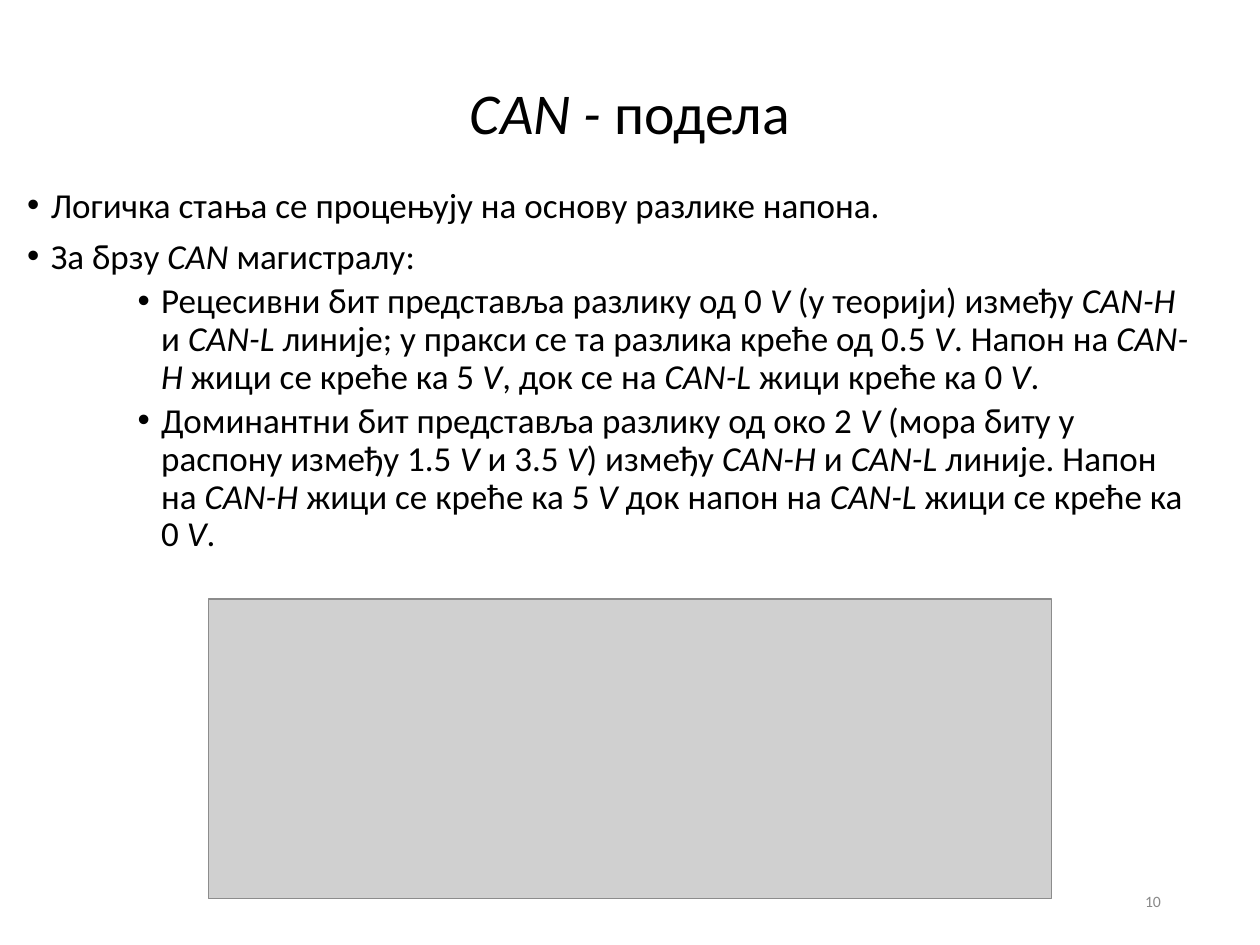
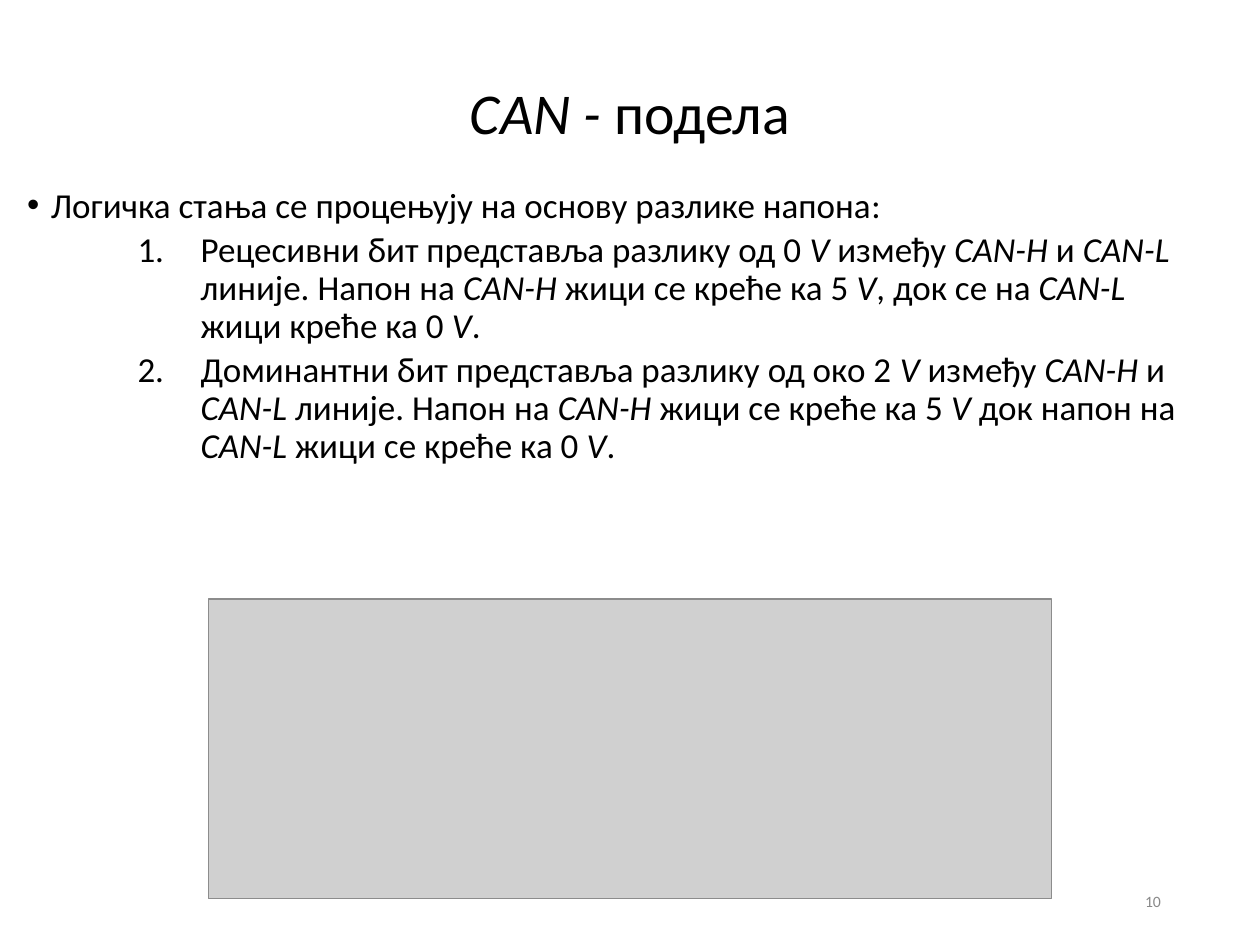
Before and after one commit to fjasic/bsc, a slide deck: slide 10 of documentation/Filip_Jasic_RA46-2014-prezentacija.ppt. Drawn at 1260x945 pixels with LibreOffice and Linux fonts; fonts in the diff are those of the drawing; grey boxes stand for pictures; background and template pictures are left out. Boxes give left, top, right and bottom in pixels: in the first picture for what was removed or moved away, otherwise in the second. Text is boxed around its words. In the diff, an @@ line names an element or a change of style, - is before the commit and + after.

```diff
--- a/documentation/Filip_Jasic_RA46-2014-prezentacija.ppt
+++ b/documentation/Filip_Jasic_RA46-2014-prezentacija.ppt
@@ text at (51,194,1176,464): text changed @@
-• Логичка стања се процењују на основу разлике напона.
-• За брзу CAN магистралу:
-    • Рецесивни бит представља разлику од 0 V (у теорији) између CAN-H и CAN-L линије; у пракси се та разлика креће од 0.5 V. Напон на CAN-H жици се креће ка 5 V, док се на CAN-L жици креће ка 0 V.
-    • Доминантни бит представља разлику од око 2 V (мора биту у распону између 1.5 V и 3.5 V) између CAN-H и CAN-L линије. Напон на CAN-H жици се креће ка 5 V док напон на CAN-L жици се креће ка 0 V.
+• Логичка стања се процењују на основу разлике напона:
+    1. Рецесивни бит представља разлику од 0 V између CAN-H и CAN-L линије. Напон на CAN-H жици се креће ка 5 V, док се на CAN-L жици креће ка 0 V.
+    2. Доминантни бит представља разлику од око 2 V између CAN-H и CAN-L линије. Напон на CAN-H жици се креће ка 5 V док напон на CAN-L жици се креће ка 0 V.
```
Also in this commit, not shown: 8 other slides changed, 6 other files.
